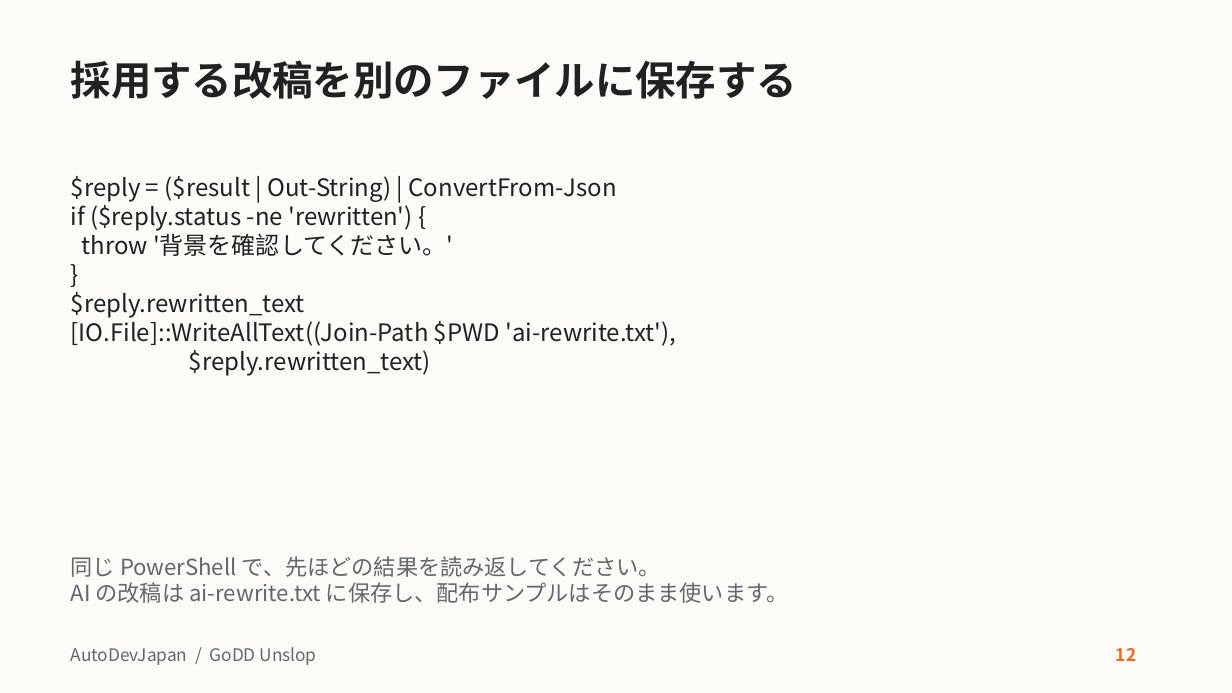
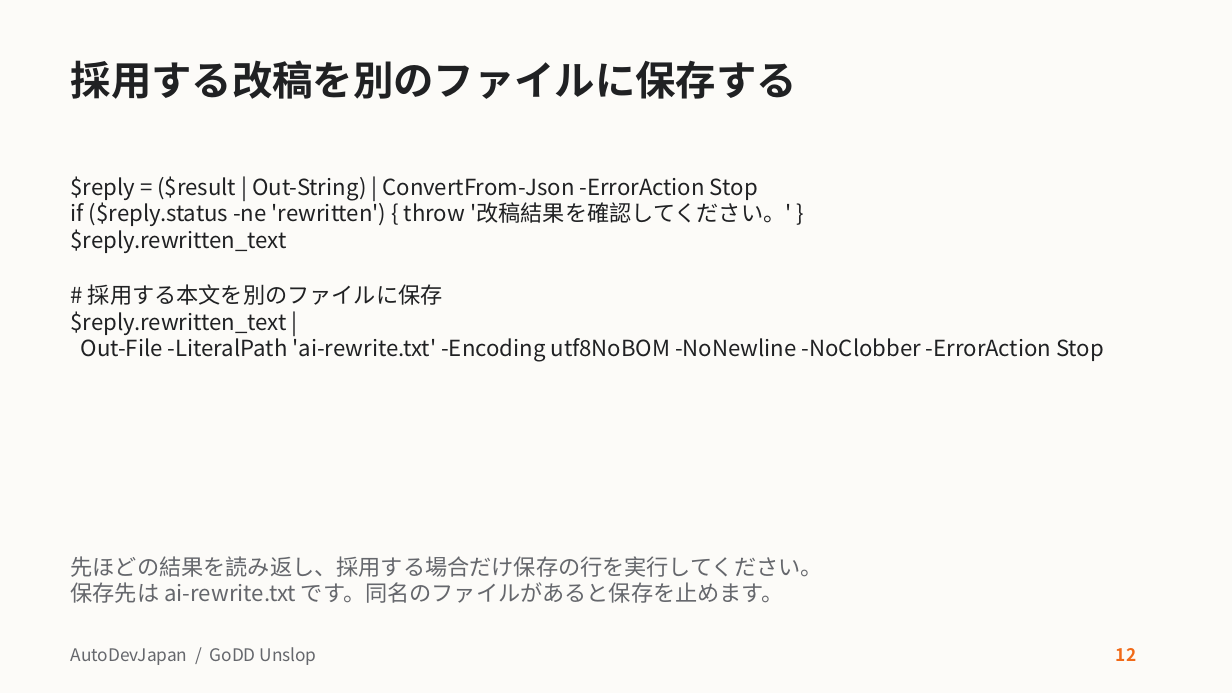
Before and after one commit to AutoDevJapan/GoDD-Unslop, a slide deck: slide 12 of docs/user-guide.pptx. Drawn at 1232x693 pixels with LibreOffice and Linux fonts; fonts in the diff are those of the drawing. Boxes give left, top, right and bottom in pixels: in the first picture for what was removed or moved away, otherwise in the second. Text is boxed around its words. In the diff, an @@ line names an element or a change of style, - is before the commit and + after.

Commit message:
別紙の依頼文を使って書き分けを示し、練習用の保存先をそろえる

```diff
--- a/docs/user-guide.pptx
+++ b/docs/user-guide.pptx
@@ text at (71,176,792,226): text changed; size 18.8 to 17.2 pt @@
-$reply = ($result | Out-String) | ConvertFrom-Json
-if ($reply.status -ne 'rewritten') {
-throw '背景を確認してください。'
-}
+$reply = ($result | Out-String) | ConvertFrom-Json -ErrorAction Stop
+if ($reply.status -ne 'rewritten') { throw '改稿結果を確認してください。' }
@@ text at (71,229,287,253): size 18.8 to 17.2 pt in "$reply.rewritten_text" @@
@@ text at (71,284,1104,362): text changed; size 18.8 to 17.2 pt @@
-[IO.File]::WriteAllText((Join-Path $PWD 'ai-rewrite.txt'),
-$reply.rewritten_text)
+# 採用する本文を別のファイルに保存
+$reply.rewritten_text |
+Out-File -LiteralPath 'ai-rewrite.txt' -Encoding utf8NoBOM -NoNewline -NoClobber -ErrorAction Stop
@@ text at (71,556,823,603): text changed @@
-同じ PowerShell で、先ほどの結果を読み返してください。
-AI の改稿は ai-rewrite.txt に保存し、配布サンプルはそのまま使います。
+先ほどの結果を読み返し、採用する場合だけ保存の行を実行してください。
+保存先は ai-rewrite.txt です。同名のファイルがあると保存を止めます。
```
Also in this commit, not shown: 3 other slides changed, 3 other files.
